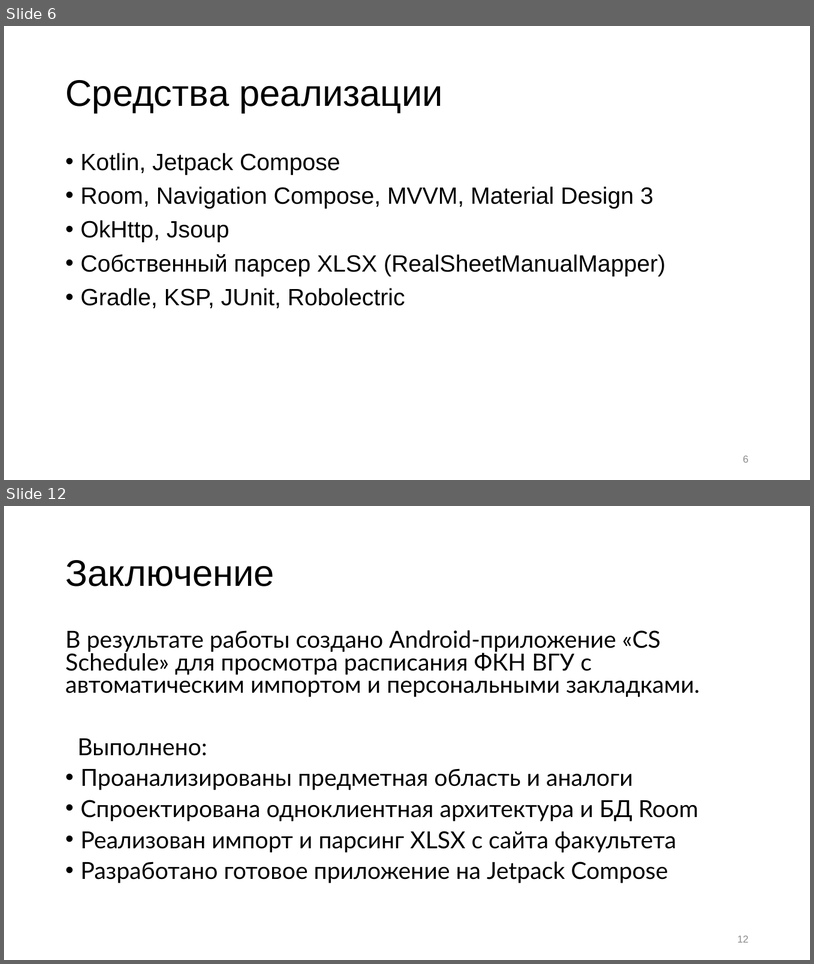
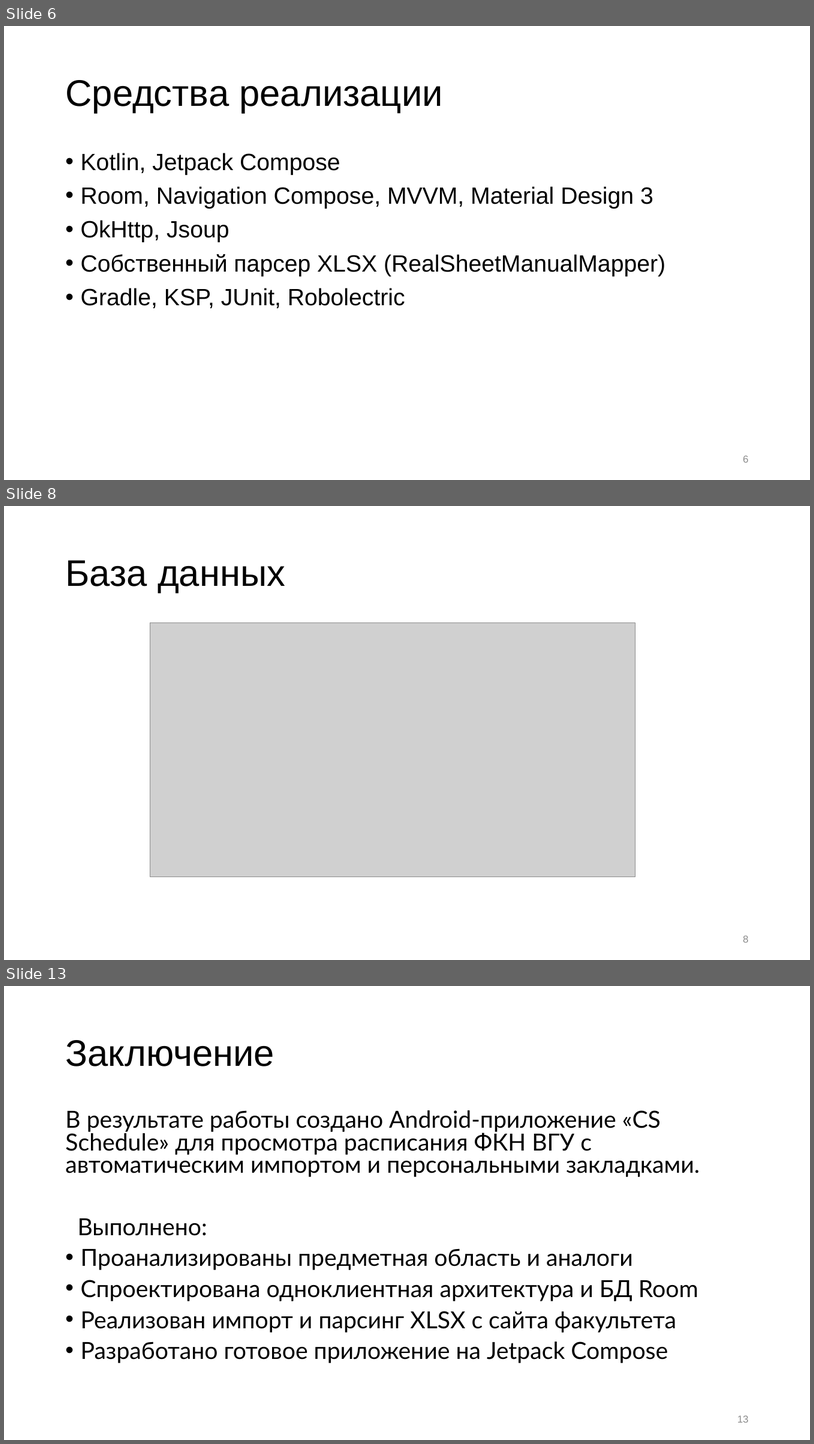
Before and after one commit to karazepta/cs_schedule, a slide deck: documents/презентация.pptx. Shown one above the other, each under a label of ours: slides 6 and 12 before the commit, slides 6, 8 and 13 after it; the slides between them are not shown. The pictures are 814x964 and 814x1444 pixels, drawn with LibreOffice and Linux fonts; fonts in the diff are those of the drawing; grey boxes stand for pictures. Boxes give left, top, right and bottom in pixels: in the first picture for what was removed or moved away, otherwise in the second. Text is boxed around its words. In the diff, an @@ line names an element or a change of style, - is before the commit and + after.

```diff
--- a/documents/презентация.pptx
+++ b/documents/презентация.pptx
@@ slide 8 added at bbox=[4, 506, 810, 960], background #FFFFFF @@
@@ title added at bbox=[65, 560, 285, 593], 44 pt, text #000000 @@
+База данных
@@ picture added at bbox=[150, 623, 636, 876] @@
@@ page number added at bbox=[743, 935, 749, 942], 12 pt, text #8C8C8C @@
+8
@@ what was slide 12 is now slide 13 @@
@@ page number at bbox=[738, 1415, 749, 1422]: text changed @@
-12
+13
```
Also in this commit, not shown: 8 slides changed, 1 other slide added, 3 other files.
